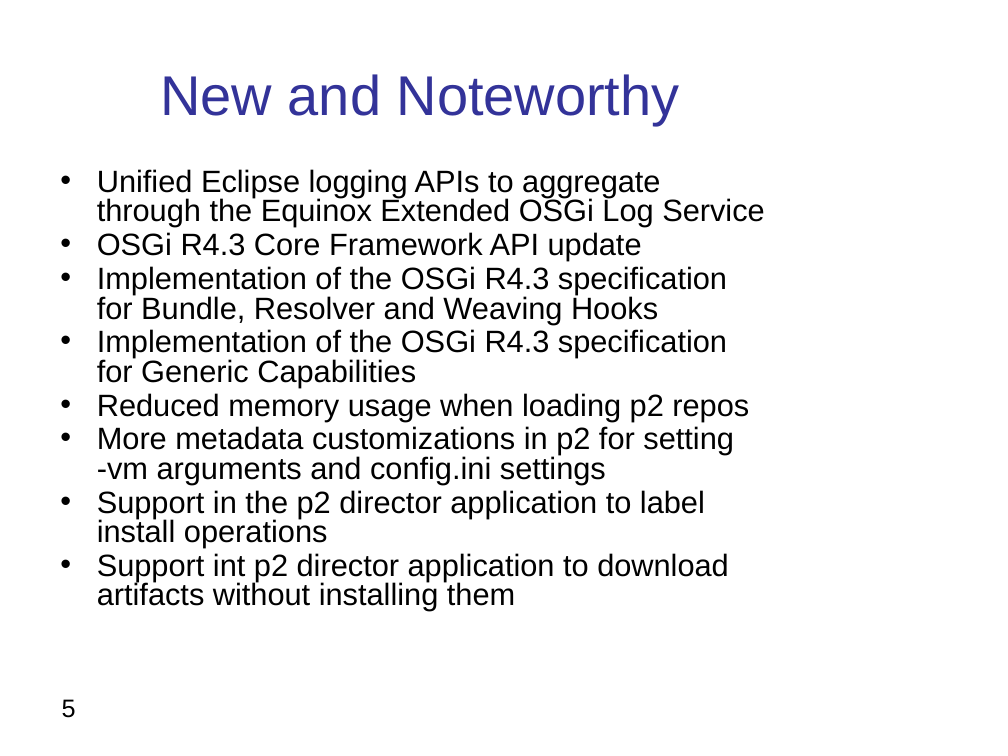
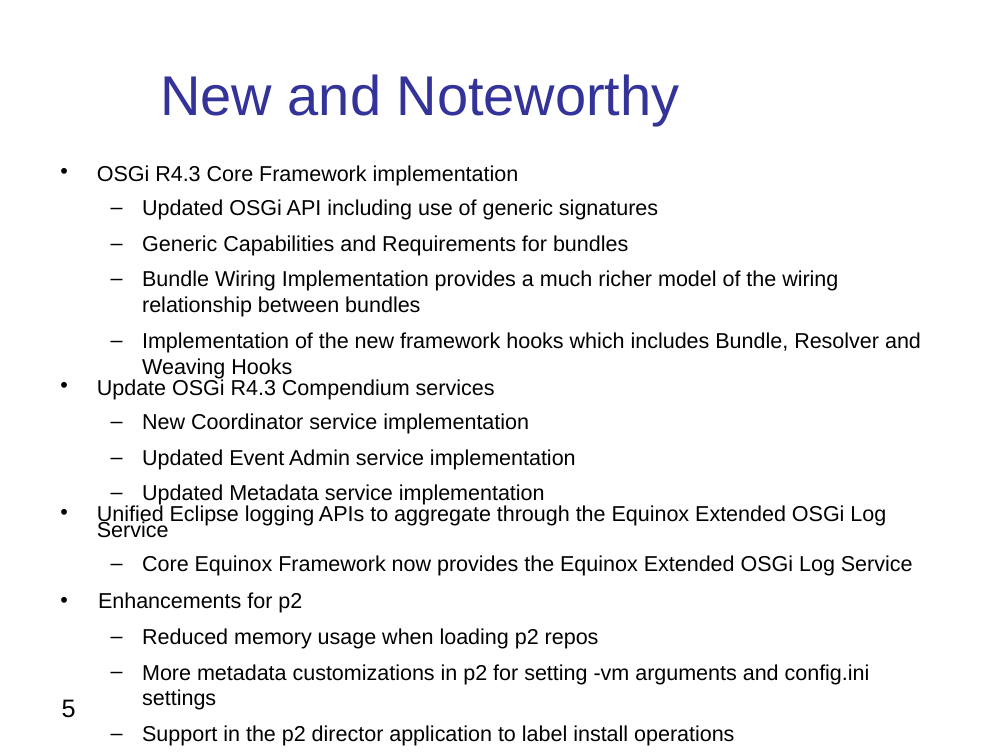
Before and after one commit to eclipse-equinox/equinox-website, a slide deck: slide 5 of documents/release-reviews/indigo/Equinox Project 3.7Release Review.odp. Drawn at 1008x756 pixels with LibreOffice and Linux fonts; fonts in the diff are those of the drawing. Boxes give left, top, right and bottom in pixels: in the first picture for what was removed or moved away, otherwise in the second. Text is boxed around its words. In the diff, an @@ line names an element or a change of style, - is before the commit and + after.

```diff
--- a/documents/release-reviews/indigo/Equinox Project 3.7Release Review.odp
+++ b/documents/release-reviews/indigo/Equinox Project 3.7Release Review.odp
@@ text at (97, 165, 921, 505): paragraphs added @@
+• OSGi R4.3 Core Framework implementation
+  – Updated OSGi API including use of generic signatures
+  – Generic Capabilities and Requirements for bundles
+  – Bundle Wiring Implementation provides a much richer model of the wiring relationship between bundles
+  – Implementation of the new framework hooks which includes Bundle, Resolver and Weaving Hooks
+• Update OSGi R4.3 Compendium services
+  – New Coordinator service implementation
+  – Updated Event Admin service implementation
+  – Updated Metadata service implementation
@@ text at (97, 504, 886, 746): size 22 to 15.4 pt in "Unified Eclipse logging APIs to aggregate through ...", "Reduced memory usage when loading p2 repos", "More metadata customizations in p2 for setting ...", "Support in the p2 director application to ..."; line spacing 0.8 to 0.6; bullet • to –; list level 1 to 2 in "Reduced memory usage when loading ..."; line spacing 0.8 to 1; list level 1 to 2 in "More metadata customizations in p2 ..."; list level 1 to 2 in "Support in the p2 director ..." @@
@@ text at (97, 553, 729, 611): text changed; size 22 to 15.4 pt @@
-• Support int p2 director application to download artifacts without installing them
+  – Support in p2 director application to download artifacts without installing them
+  – Support in p2 for export/import of software from/to an installation
@@ text at (98, 555, 913, 613): text changed; size 22 to 15.4 pt @@
-• OSGi R4.3 Core Framework API update
-• Implementation of the OSGi R4.3 specification for Bundle, Resolver and Weaving Hooks
-• Implementation of the OSGi R4.3 specification for Generic Capabilities
+  – Core Equinox Framework now provides the Equinox Extended OSGi Log Service
+• Enhancements for p2
```
Also in this commit, not shown: 4 other slides changed, 2 slides removed, 1 other file.
